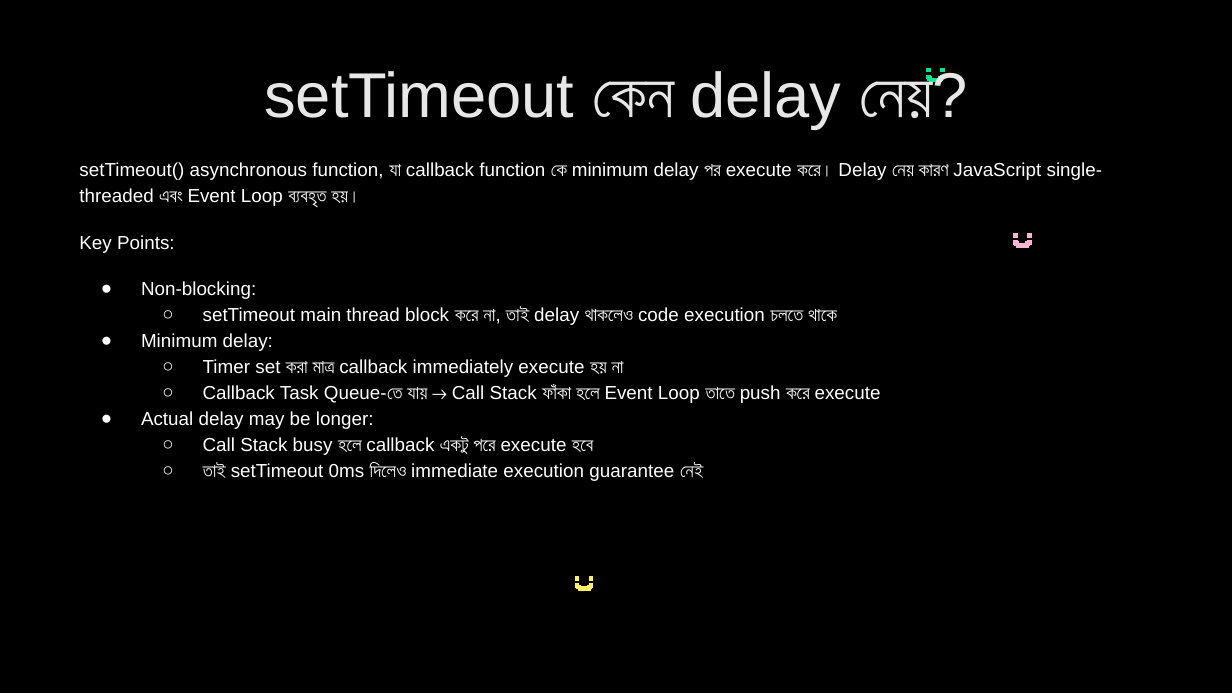
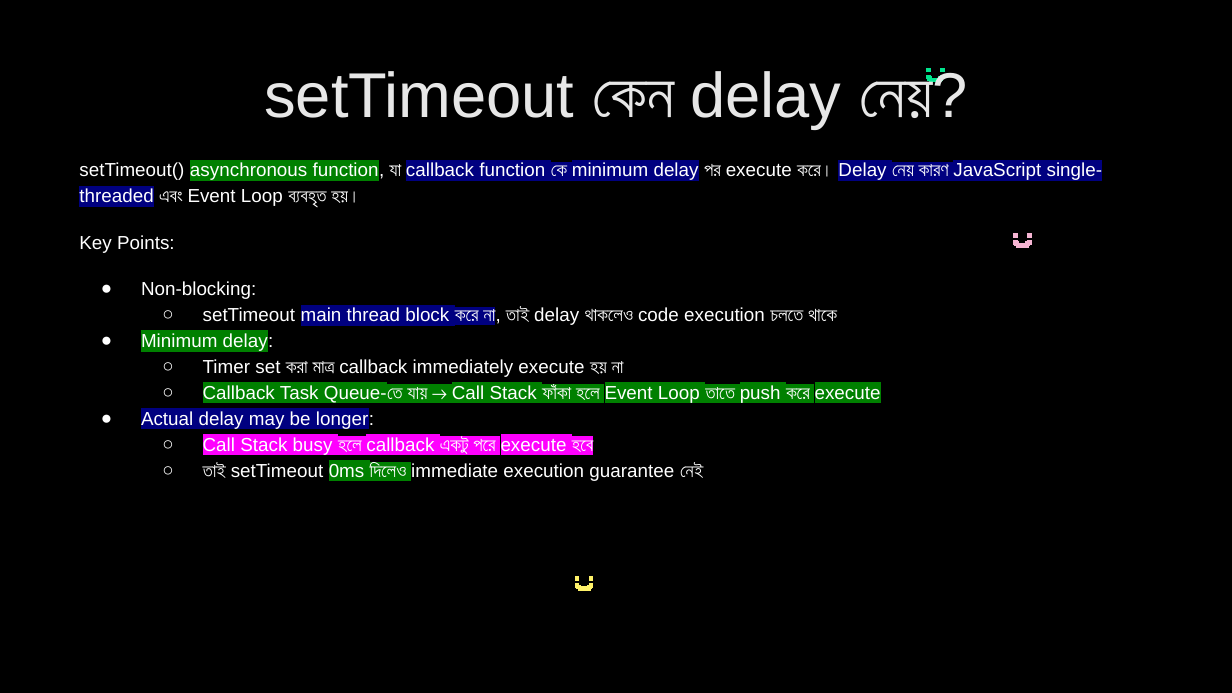
Before and after one commit to nabila-nuzhat/class-js, a slide deck: slide 41 of Interview Question JavaScript_HIGHLIGHTED.pptx. Drawn at 1232x693 pixels with LibreOffice and Linux fonts; fonts in the diff are those of the drawing. Boxes give left, top, right and bottom in pixels: in the first picture for what was removed or moved away, otherwise in the second. Text is boxed around its words. In the diff, an @@ line names an element or a change of style, - is before the commit and + after.

```diff
--- a/Interview Question JavaScript_HIGHLIGHTED.pptx
+++ b/Interview Question JavaScript_HIGHLIGHTED.pptx
@@ text at (x1=79, y1=162, x2=1103, y2=483): highlight none to #008000 in "asynchronous function,", "Minimum delay:", "Callback Task Queue-তে যায় → Call Stack ...", "0ms দিলেও"; highlight none to #000080 in "callback function কে minimum delay Delay নেয় ...", "main thread block করে না,", "Actual delay may be longer:"; highlight none to #FF00FF in "Call Stack busy হলে callback একটু পরে ..." @@
```
Also in this commit, not shown: 5 other slides changed, 2 slides added, 2 other files.
